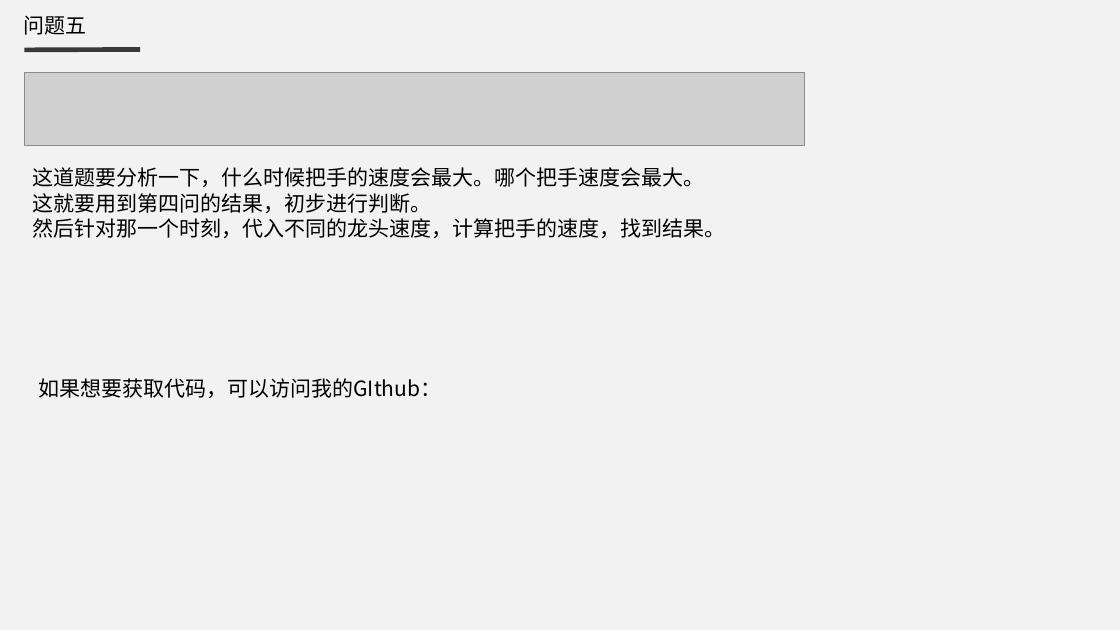
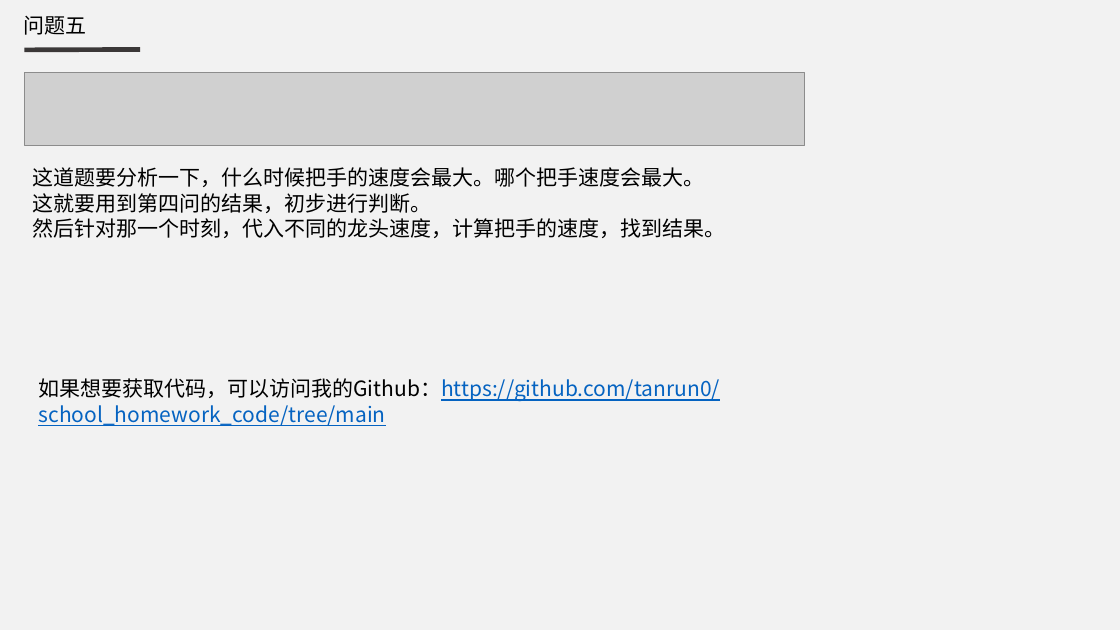
Before and after one commit to tanrun0/school_homework_code, a slide deck: slide 17 of 大数据导论/2024年国赛A题/2024国赛A题.pptx. Drawn at 1120x630 pixels with LibreOffice and Linux fonts; fonts in the diff are those of the drawing; grey boxes stand for pictures. Boxes give left, top, right and bottom in pixels: in the first picture for what was removed or moved away, otherwise in the second. Text is boxed around its words. In the diff, an @@ line names an element or a change of style, - is before the commit and + after.

```diff
--- a/大数据导论/2024年国赛A题/2024国赛A题.pptx
+++ b/大数据导论/2024年国赛A题/2024国赛A题.pptx
@@ text at (38, 378, 719, 426): text changed; text colour #000000 to #0563C1 @@
-如果想要获取代码，可以访问我的GIthub：
+如果想要获取代码，可以访问我的Github：https://github.com/tanrun0/school_homework_code/tree/main
```
Also in this commit, not shown: 9 other slides changed.
